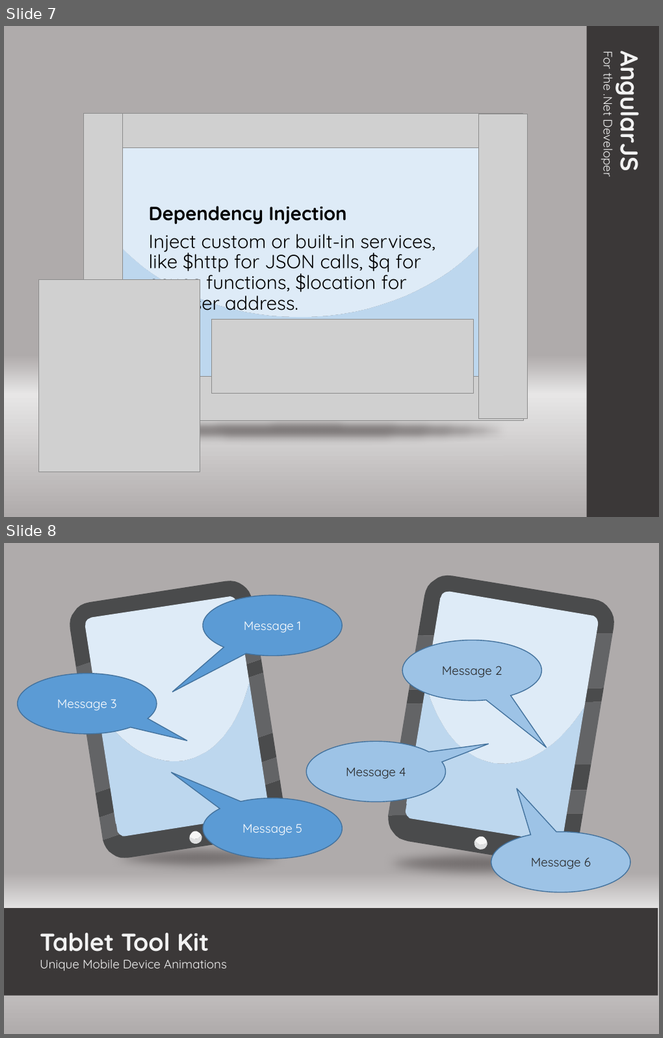
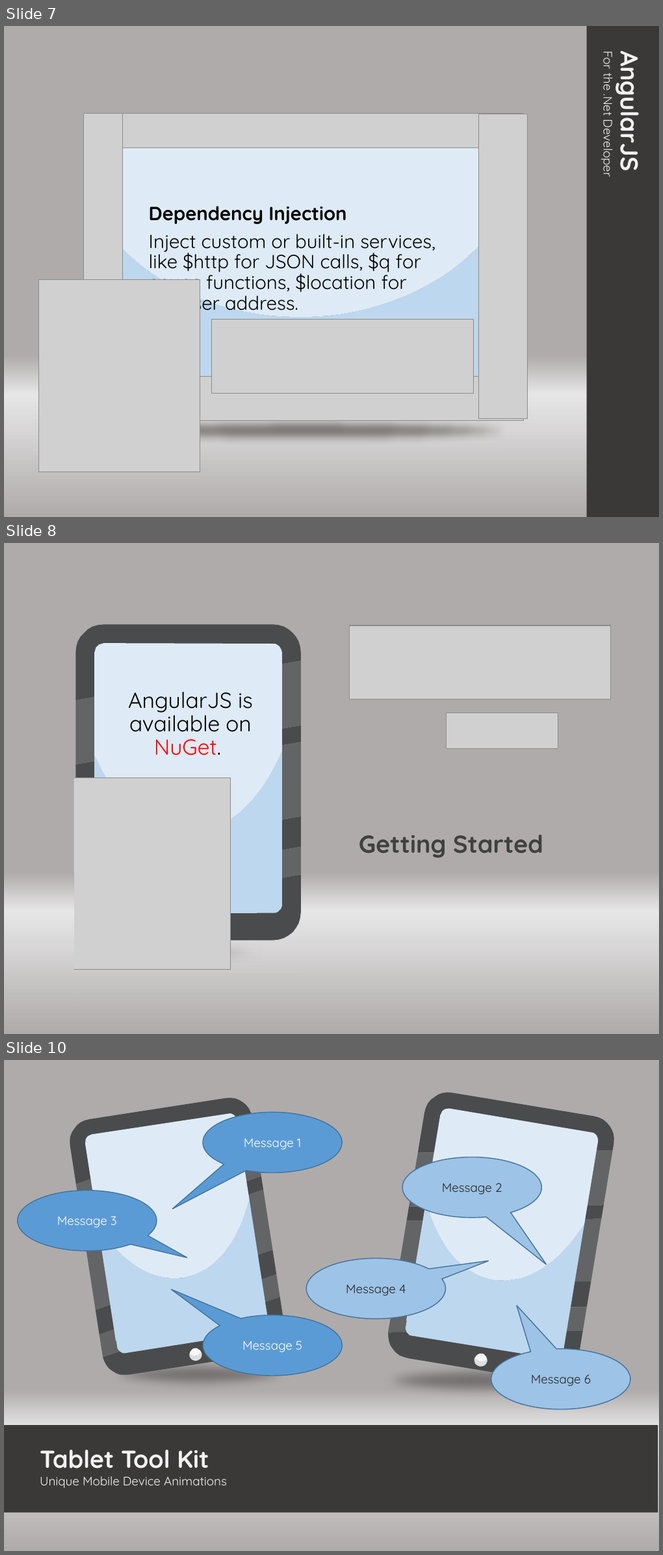
Before and after one commit to JamesBender/AngularDemos, a slide deck: Slides/AngularJSForDotNetDevelopers.pptx. Shown one above the other, each under a label of ours: slides 7 and 8 before the commit, slides 7, 8 and 10 after it; the slides between them are not shown. The pictures are 663x1038 and 663x1555 pixels, drawn with LibreOffice and Linux fonts; fonts in the diff are those of the drawing; grey boxes stand for pictures. Boxes give left, top, right and bottom in pixels: in the first picture for what was removed or moved away, otherwise in the second. Text is boxed around its words. In the diff, an @@ line names an element or a change of style, - is before the commit and + after.

```diff
--- a/Slides/AngularJSForDotNetDevelopers.pptx
+++ b/Slides/AngularJSForDotNetDevelopers.pptx
@@ slide 8 added at [4, 543, 659, 1034], background gradient #AFABAB to #E7E6E6 @@
@@ rectangle added at [4, 543, 74, 1034], fill gradient #AFABAB to #E7E6E6 @@
@@ rectangle added at [301, 543, 659, 1034], fill gradient #AFABAB to #E7E6E6 @@
@@ picture added at [349, 626, 610, 700] @@
@@ group added at [76, 624, 301, 940]: 9 freeform shapes @@
@@ text added at [128, 692, 253, 756], 24 pt, text #000000 @@
+AngularJS is available on NuGet.
@@ picture added at [446, 713, 558, 749] @@
@@ picture added at [70, 778, 231, 970] @@
@@ text added at [359, 835, 544, 858], 27 pt, text #404040, bold @@
+Getting Started
@@ ellipse added at [53, 942, 332, 964], fill #767171 @@
@@ what was slide 8 is now slide 10 @@
```
Also in this commit, not shown: 1 slide changed, 1 other slide added, 2 slides removed.
